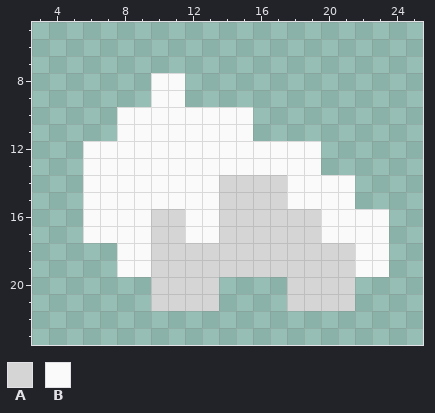
One commit to this pixel-art sprite: src/main/resources/assets/westerosblocks/textures/particle/cascade_8.png. The picture above is the old version.
The file is 32x32 pixels. Shown: x 3..25, y 5..23.
Palette (. is transparent): A #d5d5d5  B #fafafa
Pixels before, first column x 6:
 8 ....BB............
 9 ....BB............
10 ..BBBBBBBB........
11 ..BBBBBBBB........
12 BBBBBBBBBBBBBB....
13 BBBBBBBBBBBBBB....
14 BBBBBBBBAAAABBBB..
15 BBBBBBBBAAAABBBB..
16 BBBBAABBAAAAAABBBB
17 BBBBAABBAAAAAABBBB
18 ..BBAAAAAAAAAAAABB
19 ..BBAAAAAAAAAAAABB
20 ....AAAA....AAAA..
21 ....AAAA....AAAA..
New version:
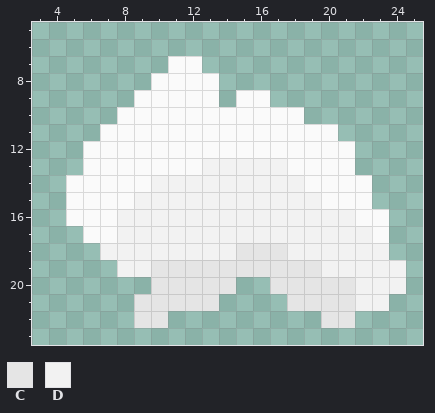
Colours new in this view: C #e5e5e5  D #f2f2f2
Difference:
Colour B now appears in row 7 at x 11 to 12; in row 8 at x 12 to 13; in row 9 at x 9, 12 to 13 and 15 to 16; in row 10 at x 16 to 18; in row 11 at x 7 and 16 to 20; in rows 12 to 13 at x 20 to 21.
Colour B now appears in rows 14 to 15 at x 5 and 22; in row 16 at x 5.
Colour C now appears in row 20 at x 14 and 17; in row 21 at x 9; in row 22 at x 9 to 10 and 20 to 21.
The author changed colour A to colour C in row 18 at x 15 to 17; in row 19 at x 10 to 19; in rows 20 to 21 at x 10 to 13 and 18 to 21.
Colour D now appears in row 18 at x 7; in row 19 at x 24; in row 20 at x 22 to 24; in row 21 at x 22 to 23.
The author changed colour A to colour D in rows 14 to 15 at x 14 to 17; in rows 16 to 17 at x 10 to 11 and 14 to 19; in row 18 at x 10 to 14 and 18 to 21; in row 19 at x 20 to 21.
The author changed colour B to colour D in row 13 at x 13 to 17; in row 14 at x 10 to 13 and 18; in row 15 at x 9 to 13 and 18 to 19; in row 16 at x 8 to 9, 12 to 13 and 20 to 21; in row 17 at x 8 to 9, 12 to 13 and 20 to 22; in rows 18 to 19 at x 8 to 9 and 22 to 23.
